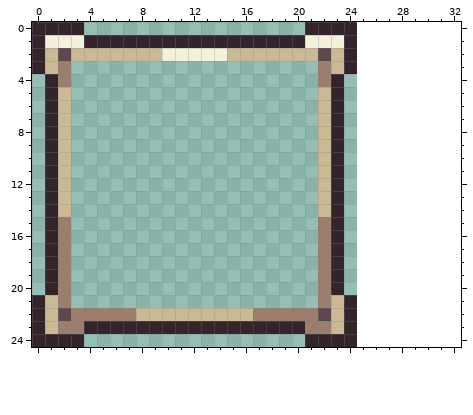
Pixel-art sprite: UI/Frame.png. The picture above was drawn from the file before the commit.
The file is 50x50 pixels, drawn in blocks of 2x2; one block is one cell here. The old version is drawn lined up with the new one, on the new canvas.
The same view after the edit:
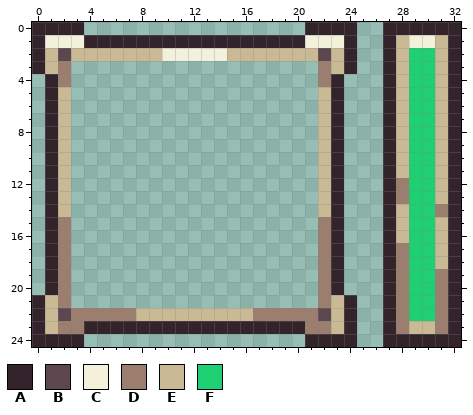
Palette (. is transparent): A #33232a  B #5d474f  C #f3f0dc  D #9b7e6e  E #c9ba95  F #1fd073
From old to new:
canvas 25x25 -> 33x25
@@ x 25..32 @@
- 0 ........
- 1 ........
- 2 ........
- 3 ........
- 4 ........
- 5 ........
- 6 ........
- 7 ........
- 8 ........
- 9 ........
-10 ........
-11 ........
-12 ........
-13 ........
-14 ........
-15 ........
-16 ........
-17 ........
-18 ........
-19 ........
-20 ........
-21 ........
-22 ........
-23 ........
-24 ........
+ 0 ..AAAAAA
+ 1 ..AECCEA
+ 2 ..AEFFEA
+ 3 ..AEFFEA
+ 4 ..AEFFEA
+ 5 ..AEFFEA
+ 6 ..AEFFEA
+ 7 ..AEFFEA
+ 8 ..AEFFEA
+ 9 ..AEFFEA
+10 ..AEFFEA
+11 ..AEFFEA
+12 ..ADFFEA
+13 ..ADFFEA
+14 ..AEFFDA
+15 ..AEFFEA
+16 ..AEFFEA
+17 ..ADFFEA
+18 ..ADFFEA
+19 ..ADFFDA
+20 ..ADFFDA
+21 ..ADFFDA
+22 ..ADFFDA
+23 ..ADEEDA
+24 ..AAAAAA
